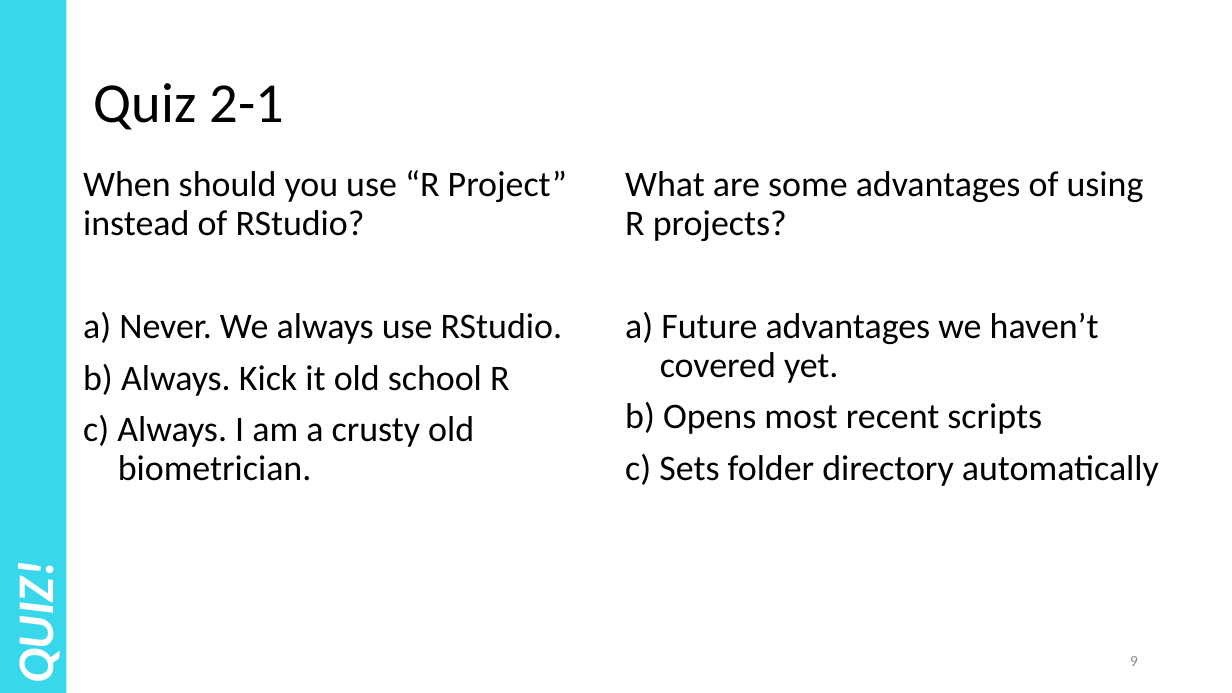
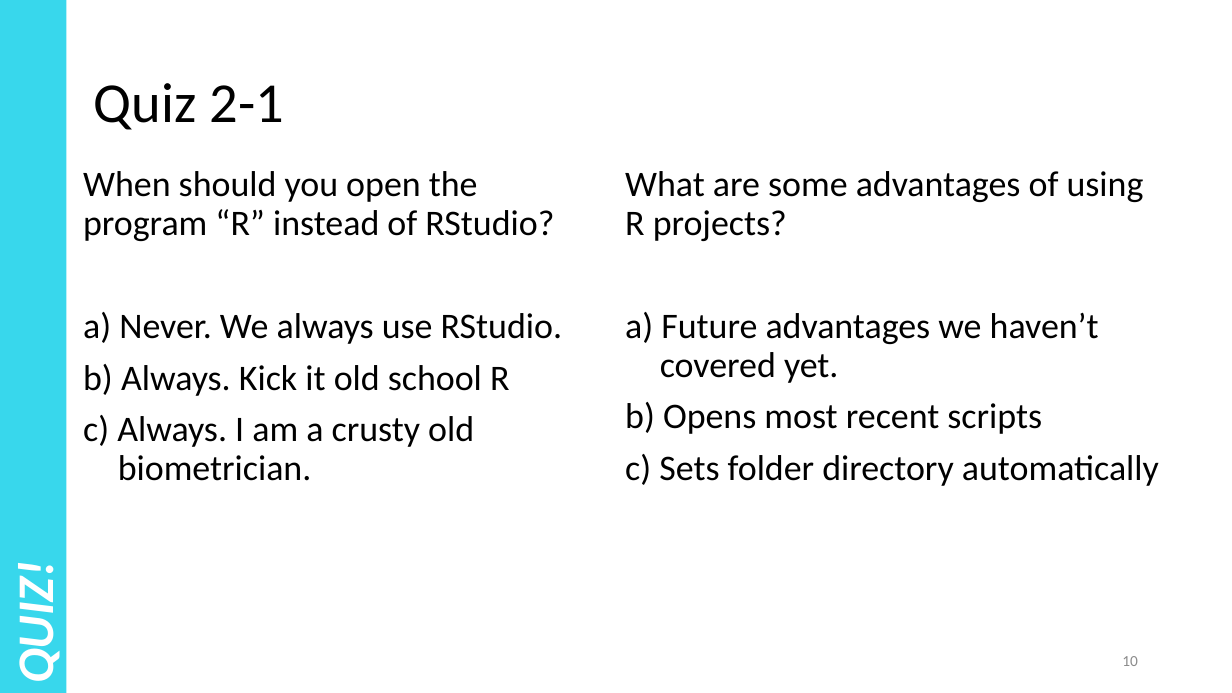
Before and after one commit to justinpriest/ADFG_R_Intro_Workshop, a slide deck: slide 10 of presentations/2 - About R and RStudio.pptx (slide 9 before the commit). Drawn at 1232x693 pixels with LibreOffice and Linux fonts; fonts in the diff are those of the drawing. Boxes give left, top, right and bottom in pixels: in the first picture for what was removed or moved away, otherwise in the second. Text is boxed around its words. In the diff, an @@ line names an element or a change of style, - is before the commit and + after.

```diff
--- a/presentations/2 - About R and RStudio.pptx
+++ b/presentations/2 - About R and RStudio.pptx
@@ text at bbox=[83, 171, 554, 241]: text changed @@
-When should you use “R Project” instead of RStudio?
+When should you open the program “R” instead of RStudio?
@@ page number at bbox=[1122, 656, 1138, 666]: text changed @@
-9
+10
```
Also in this commit, not shown: 3 other slides changed, 1 slide added, 1 other file.
